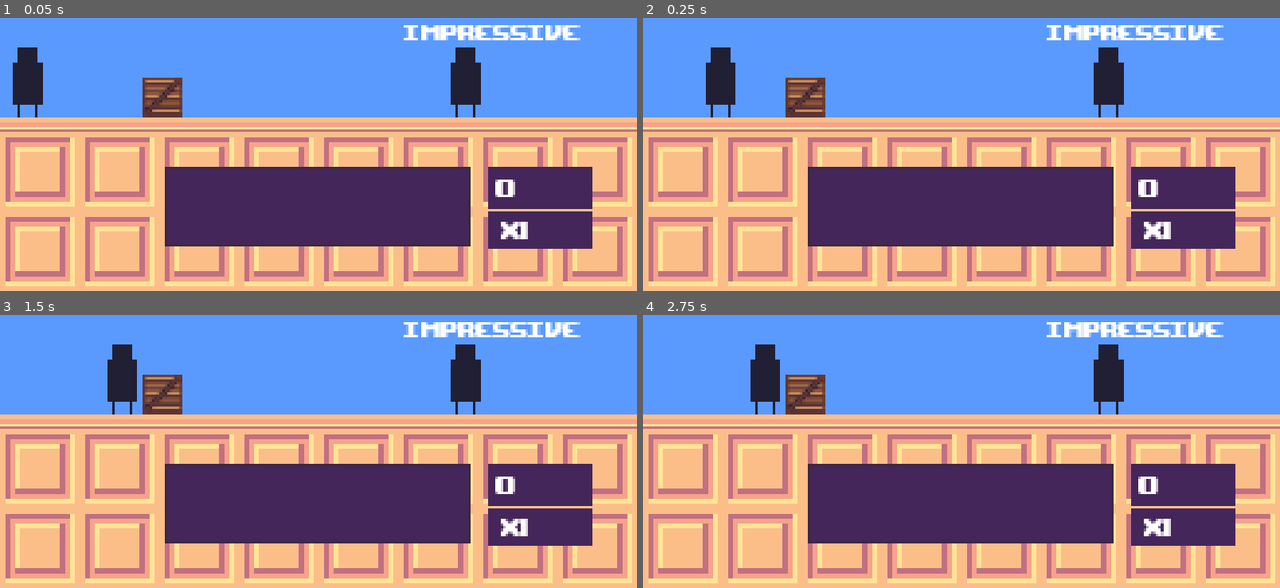
Above: before the commit, frames 1-4 (two rows, left to right).
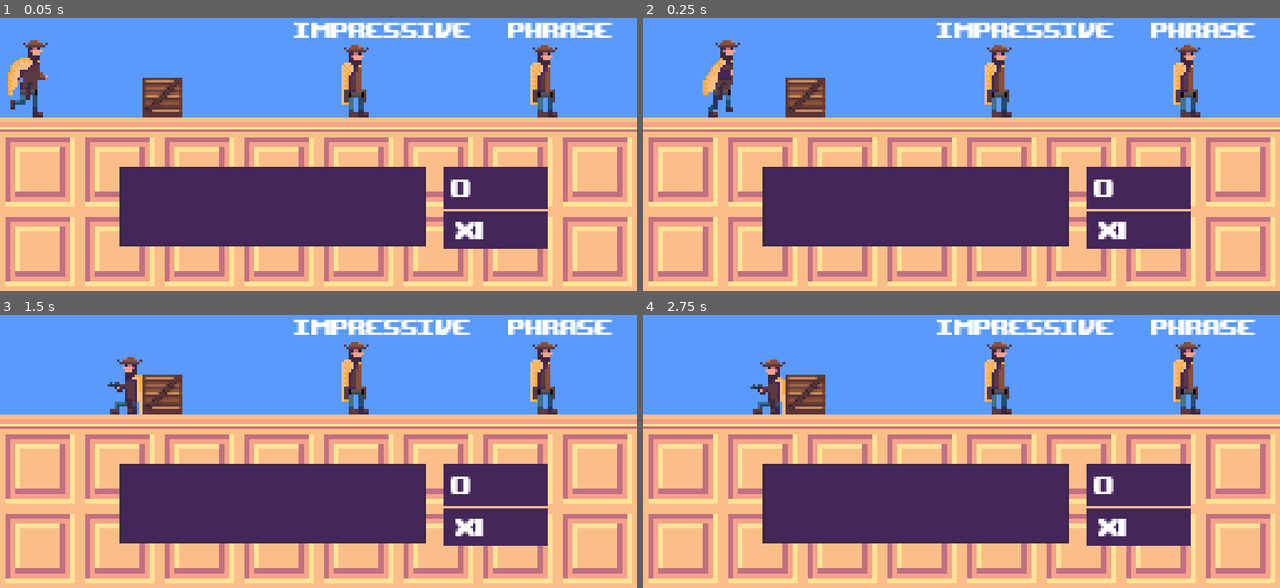
Above: after the commit, the same moments.

Repository: Paulb23/ludum_dare_41
Game: Godot game, scene res://endless_mode.tscn
Two runs of this game, one before a commit and one after it. Both use one fixed random seed, a clock stepped at 60 frames per second and the inputs below.
Inputs:
- Up to frame 1 (0.05 s): no input
- Up to frame 2 (0.25 s): no input
- Up to frame 3 (1.5 s): tap Enter at 0.5 s
- Up to frame 4 (2.75 s): no input

The runs differ from the first frame. In frame 1, 13% of the frame differs, in the area x 1-97%, y 1-85%; in frame 2, 13%; in frame 3, 13%; in frame 4, 13%.

Commit message:
Player animation

Diff:
--- a/ludum_dare_41/characters/cowboys/cowboy.tscn
+++ b/ludum_dare_41/characters/cowboys/cowboy.tscn
@@ -26,6 +26,9 @@
 [node name="Sprite" type="Sprite" parent="." index="0"]
 
 texture = ExtResource( 2 )
+vframes = 3
+hframes = 4
+_sections_unfolded = [ "Animation", "Transform" ]
 
 [node name="word" type="Label" parent="." index="1"]
 
--- a/ludum_dare_41/characters/player/player.gd
+++ b/ludum_dare_41/characters/player/player.gd
@@ -14,10 +14,22 @@
 	in_cover = false
 
 func _physics_process(delta):
+	if ($AnimationPlayer.current_animation == "shoot" && $AnimationPlayer.is_playing()):
+		return
+
 	if (!in_cover):
+		if ($AnimationPlayer.current_animation != "walk"):
+			$AnimationPlayer.play("walk")
 		position += Vector2(100, 0) * delta
 		if (position.x > Globals.screen_width):
 			emit_signal("load_next")
+	else:
+		if ($AnimationPlayer.current_animation != "cover"):
+			$AnimationPlayer.play("cover")
+
+func shoot():
+	$AnimationPlayer.play("shoot")
+	$shoot.play()
 
 func _area_entered(other):
 	in_cover = true
--- a/ludum_dare_41/characters/player/player.tscn
+++ b/ludum_dare_41/characters/player/player.tscn
@@ -1,7 +1,8 @@
-[gd_scene load_steps=5 format=2]
+[gd_scene load_steps=10 format=2]
 
 [ext_resource path="res://characters/player/player.gd" type="Script" id=1]
 [ext_resource path="res://characters/player/player.png" type="Texture" id=2]
+[ext_resource path="res://sfx/shoot.wav" type="AudioStream" id=3]
 
 [sub_resource type="RectangleShape2D" id=2]
 
@@ -13,7 +14,83 @@
 custom_solver_bias = 0.0
 extents = Vector2( 5, 10 )
 
-[node name="player" type="KinematicBody2D"]
+[sub_resource type="Animation" id=5]
+
+resource_name = "cover"
+length = 0.5
+loop = true
+step = 0.1
+tracks/0/type = "value"
+tracks/0/path = NodePath("sprite:frame")
+tracks/0/interp = 1
+tracks/0/loop_wrap = true
+tracks/0/imported = false
+tracks/0/enabled = true
+tracks/0/keys = {
+"times": PoolRealArray( 0, 0.5 ),
+"transitions": PoolRealArray( 1, 1 ),
+"update": 0,
+"values": [ 8, 10 ]
+}
+
+[sub_resource type="Animation" id=3]
+
+resource_name = "idle"
+length = 0.5
+loop = true
+step = 0.1
+tracks/0/type = "value"
+tracks/0/path = NodePath("sprite:frame")
+tracks/0/interp = 1
+tracks/0/loop_wrap = true
+tracks/0/imported = false
+tracks/0/enabled = true
+tracks/0/keys = {
+"times": PoolRealArray( 0, 0.5 ),
+"transitions": PoolRealArray( 1, 1 ),
+"update": 0,
+"values": [ 0, 2 ]
+}
+
+[sub_resource type="Animation" id=6]
+
+resource_name = "shoot"
+length = 0.25
+loop = false
+step = 0.1
+tracks/0/type = "value"
+tracks/0/path = NodePath("sprite:frame")
+tracks/0/interp = 1
+tracks/0/loop_wrap = true
+tracks/0/imported = false
+tracks/0/enabled = true
+tracks/0/keys = {
+"times": PoolRealArray( 0, 0.2 ),
+"transitions": PoolRealArray( 1, 1 ),
+"update": 0,
+"values": [ 2, 4 ]
+}
+
+[sub_resource type="Animation" id=4]
+
+resource_name = "walk"
+length = 0.4
+loop = true
+step = 0.1
+tracks/0/type = "value"
+tracks/0/path = NodePath("sprite:frame")
+tracks/0/interp = 1
+tracks/0/loop_wrap = true
+tracks/0/imported = false
+tracks/0/enabled = true
+tracks/0/keys = {
+"times": PoolRealArray( 0, 0.3 ),
+"transitions": PoolRealArray( 1, 1 ),
+"update": 0,
+"values": [ 4, 7 ]
+}
+
+[node name="player" type="KinematicBody2D" index="0"]
 
 input_pickable = false
 collision_layer = 1
@@ -21,12 +98,17 @@
 collision/safe_margin = 0.08
 script = ExtResource( 1 )
 
-[node name="Sprite" type="Sprite" parent="." index="0"]
+[node name="sprite" type="Sprite" parent="." index="0"]
 
 texture = ExtResource( 2 )
+vframes = 3
+hframes = 4
+frame = 4
+_sections_unfolded = [ "Animation", "Transform" ]
 
 [node name="area_detector" type="Area2D" parent="." index="1"]
 
+visible = false
 input_pickable = true
 gravity_vec = Vector2( 0, 1 )
 gravity = 98.0
@@ -37,9 +119,32 @@
 
 [node name="CollisionShape2D" type="CollisionShape2D" parent="area_detector" index="0"]
 
+visible = false
 shape = SubResource( 2 )
 
 [node name="CollisionShape2D" type="CollisionShape2D" parent="." index="2"]
 
+visible = false
 shape = SubResource( 1 )
 disabled = true
+
+[node name="AnimationPlayer" type="AnimationPlayer" parent="." index="3"]
+
+root_node = NodePath("..")
+autoplay = "idle"
+playback_process_mode = 1
+playback_default_blend_time = 0.0
+playback_speed = 1.0
+anims/cover = SubResource( 5 )
+anims/idle = SubResource( 3 )
+anims/shoot = SubResource( 6 )
+anims/walk = SubResource( 4 )
+blend_times = [  ]
+
+[node name="shoot" type="AudioStreamPlayer" parent="." index="4"]
+
+stream = ExtResource( 3 )
+volume_db = -10.0
+autoplay = false
+mix_target = 0
+bus = "Sfx"
--- a/ludum_dare_41/endless_mode.tscn
+++ b/ludum_dare_41/endless_mode.tscn
@@ -16,13 +16,13 @@
 
 [node name="typer" parent="." index="1" instance=ExtResource( 2 )]
 
-margin_left = 65.0
+margin_left = 47.0
 margin_top = 81.0
-margin_right = 65.0
+margin_right = 47.0
 margin_bottom = 81.0
 
 [node name="player" parent="." index="2" instance=ExtResource( 3 )]
 
-position = Vector2( 6.10281, 58.6763 )
+position = Vector2( 6.10281, 57.6763 )
 
 [node name="sfx" parent="." index="3" instance=ExtResource( 4 )]
--- a/ludum_dare_41/game.gd
+++ b/ludum_dare_41/game.gd
@@ -67,6 +67,8 @@
 	typer.set_points(score)
 	typer.set_multiplyer(score_multiplyer)
 
+	player.shoot()
+
 func _cover_completed():
 	cover_complete = true
 
--- a/ludum_dare_41/level_parts/flat_open_space.tscn
+++ b/ludum_dare_41/level_parts/flat_open_space.tscn
@@ -61,4 +61,8 @@
 
 [node name="cowboy" parent="." index="3" instance=ExtResource( 5 )]
 
-position = Vector2( 187, 59 )
+position = Vector2( 143, 58 )
+
+[node name="cowboy2" parent="." index="4" instance=ExtResource( 5 )]
+
+position = Vector2( 219, 58 )
--- a/ludum_dare_41/typer/typer.tscn
+++ b/ludum_dare_41/typer/typer.tscn
@@ -22,7 +22,7 @@
 font_data = ExtResource( 3 )
 _sections_unfolded = [ "Font", "Settings" ]
 
-[node name="typer" type="Control" index="0"]
+[node name="typer" type="Control"]
 
 anchor_left = 0.0
 anchor_top = 0.0
Binary file changed: ludum_dare_41/characters/player/player.png
Not shown, added: ludum_dare_41/sfx/shoot.wav
